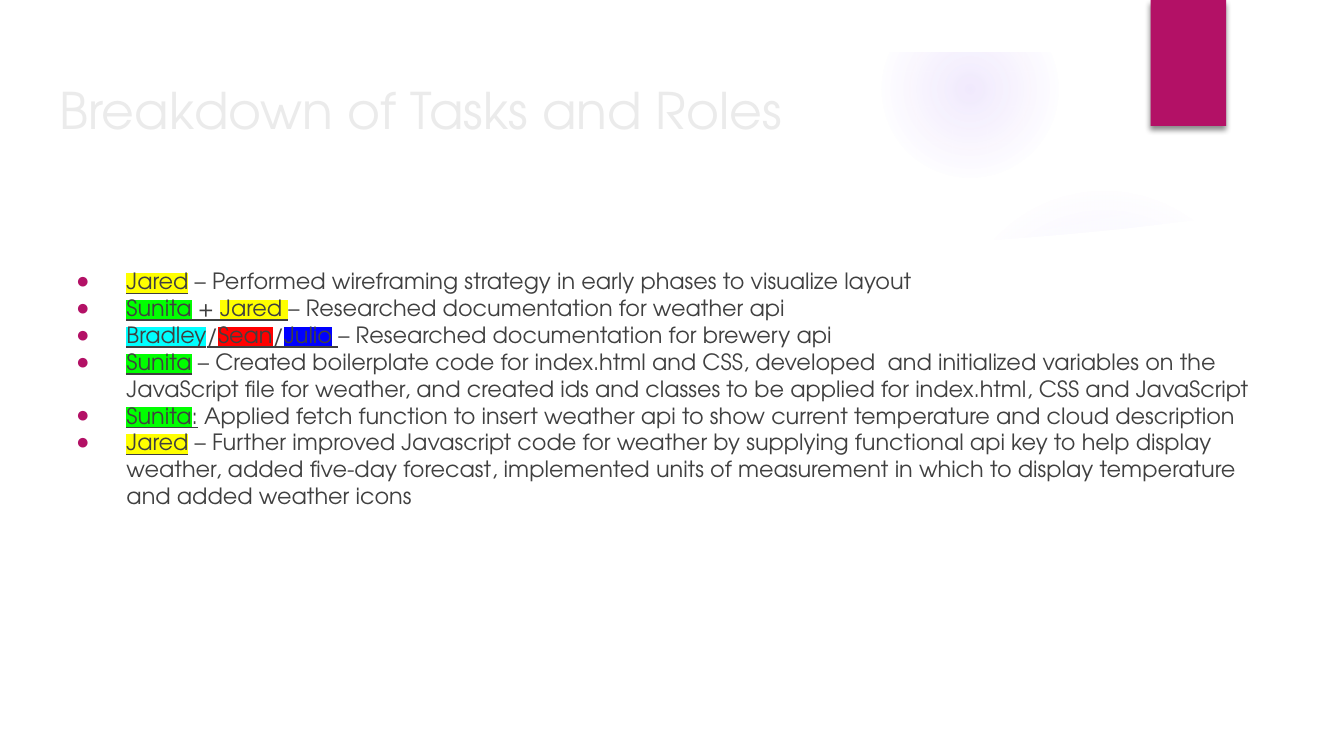
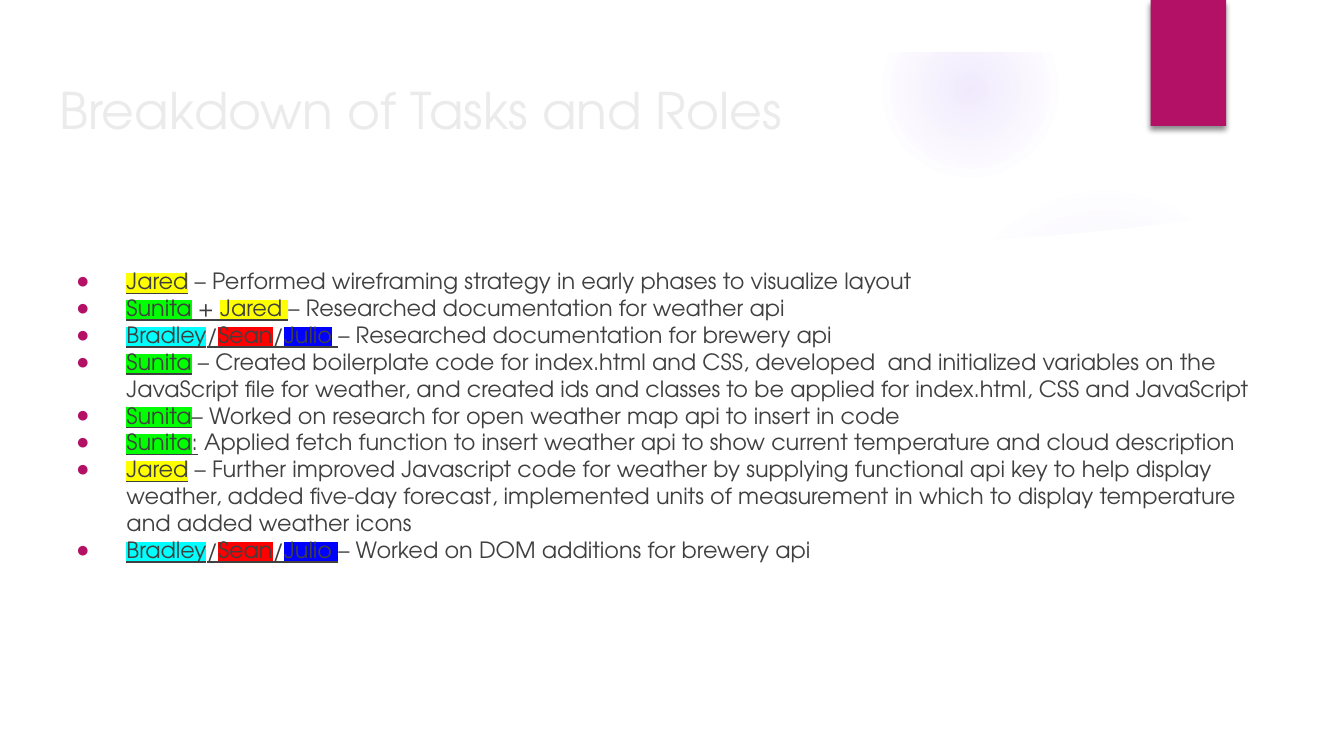
Before and after one commit to sdesire/APIs-For-IPAs, a slide deck: slide 5 of Project Presentation.pptx. Drawn at 1344x756 pixels with LibreOffice and Linux fonts; fonts in the diff are those of the drawing; background and template pictures are left out. Boxes give left, top, right and bottom in pixels: in the first picture for what was removed or moved away, otherwise in the second. Text is boxed around its words. In the diff, an @@ line names an element or a change of style, - is before the commit and + after.

Commit message:
ppt deck
adding slide deck

```diff
--- a/Project Presentation.pptx
+++ b/Project Presentation.pptx
@@ text at box(126, 400, 900, 434): paragraph added @@
+● Sunita– Worked on research for open weather map api to insert in code
@@ text at box(126, 541, 810, 563): paragraph added @@
+● Bradley/Sean/Julio – Worked on DOM additions for brewery api
```
